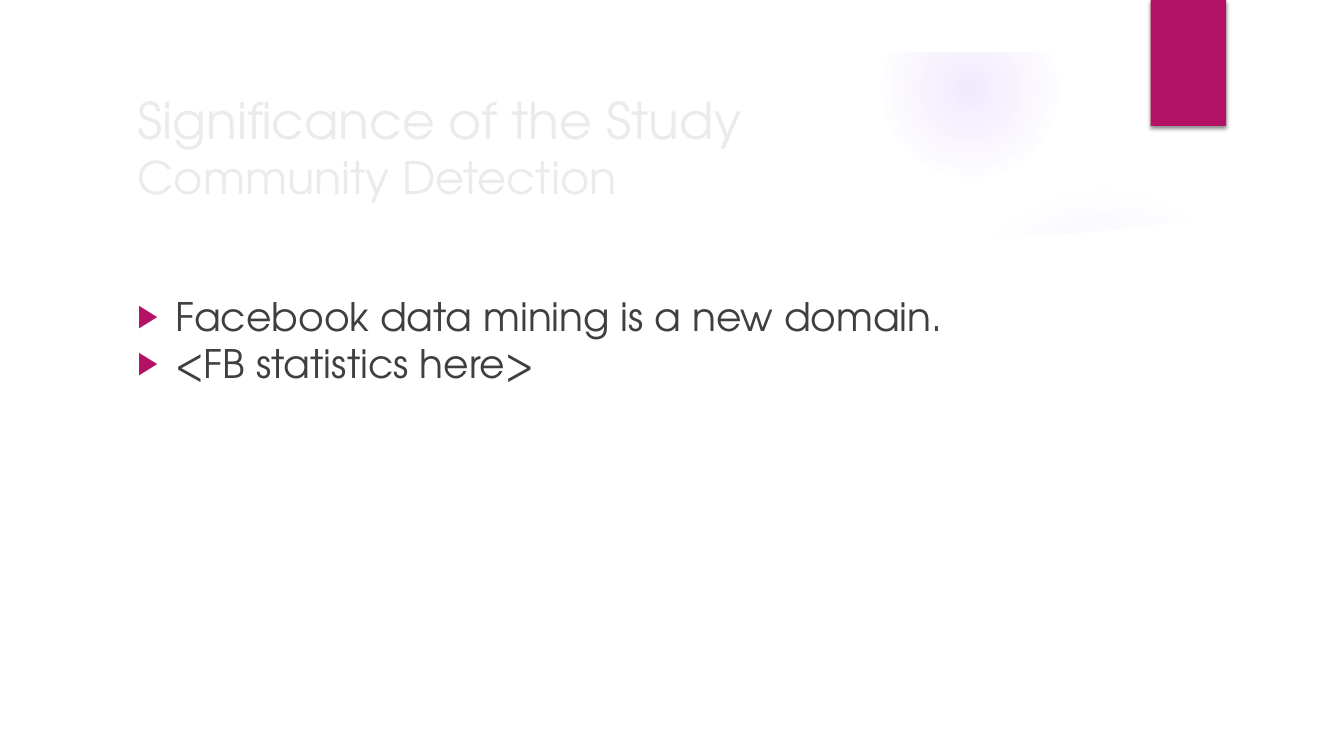
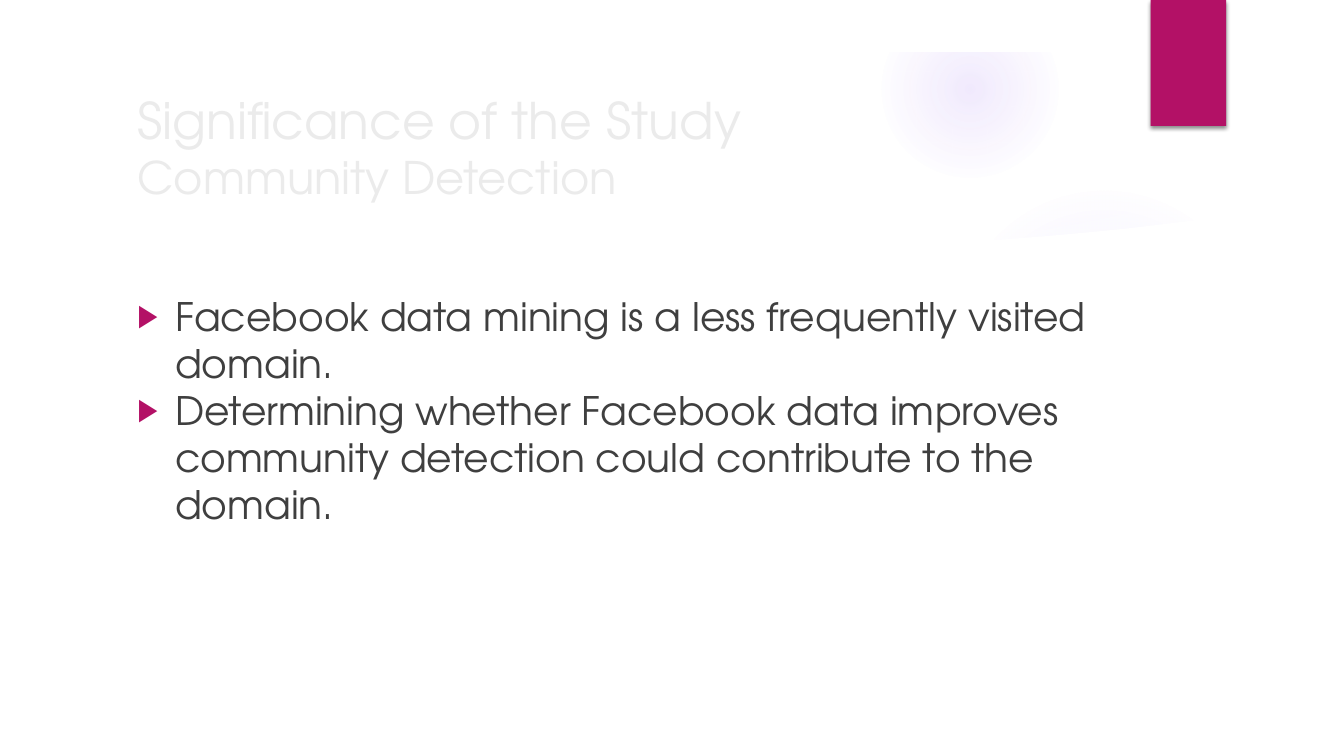
Before and after one commit to JNM-2T17/STMETRE, a slide deck: slide 18 of STMETRE_FernandezPobleteSanPedroTan_Presentation_v4.pptx (slide 17 before the commit). Drawn at 1344x756 pixels with LibreOffice and Linux fonts; fonts in the diff are those of the drawing; background and template pictures are left out. Boxes give left, top, right and bottom in pixels: in the first picture for what was removed or moved away, otherwise in the second. Text is boxed around its words. In the diff, an @@ line names an element or a change of style, - is before the commit and + after.

```diff
--- a/STMETRE_FernandezPobleteSanPedroTan_Presentation_v4.pptx
+++ b/STMETRE_FernandezPobleteSanPedroTan_Presentation_v4.pptx
@@ text at [175,302,1085,520]: text changed @@
-▶ Facebook data mining is a new domain.
-▶ <FB statistics here>
+▶ Facebook data mining is a less frequently visited domain.
+▶ Determining whether Facebook data improves community detection could contribute to the domain.
```
Also in this commit, not shown: 3 other slides changed, 10 slides added, 9 other files.
